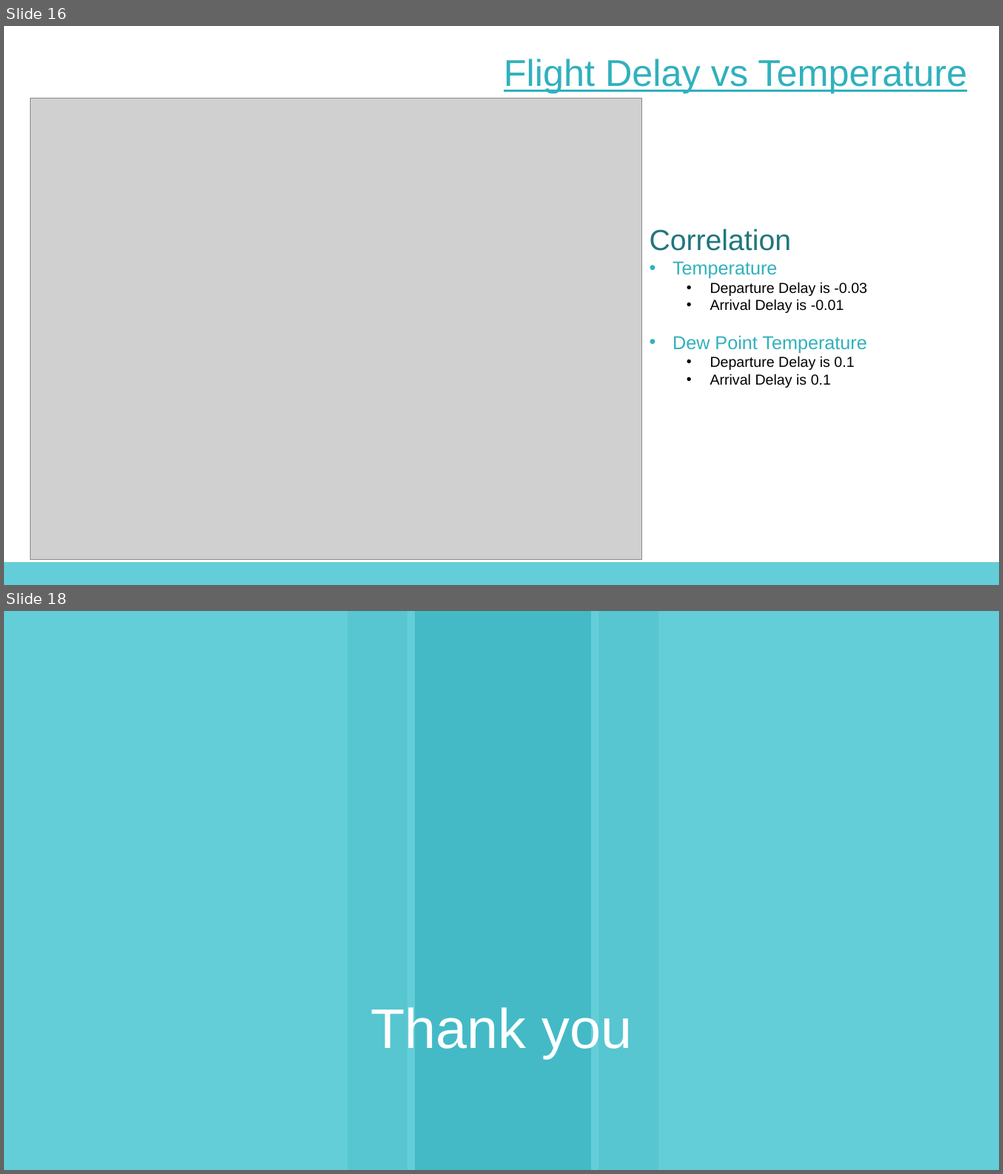
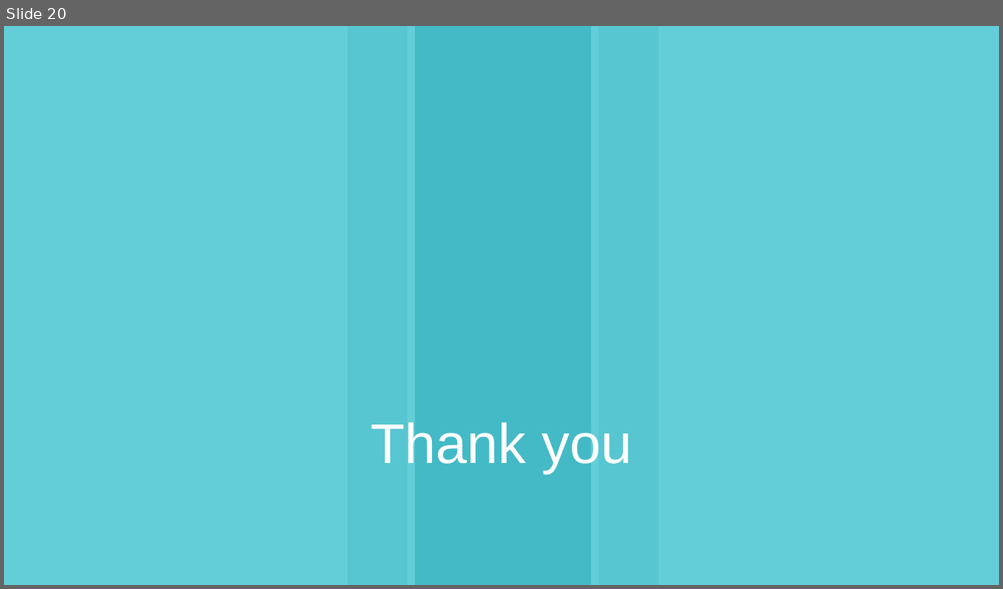
Before and after one commit to bgrullon/FlightDelayPrediction, a slide deck: src/presentation/Flight Delay Prediction.pptx. Shown one above the other, each under a label of ours: slides 16 and 18 before the commit, slide 20 after it; the slides between them are not shown. The pictures are 1003x1174 and 1003x589 pixels, drawn with LibreOffice and Linux fonts; fonts in the diff are those of the drawing; grey boxes stand for pictures; background and template pictures are left out. Boxes give left, top, right and bottom in pixels: in the first picture for what was removed or moved away, otherwise in the second. Text is boxed around its words. In the diff, an @@ line names an element or a change of style, - is before the commit and + after.

```diff
--- a/src/presentation/Flight Delay Prediction.pptx
+++ b/src/presentation/Flight Delay Prediction.pptx
@@ slide 16 removed at <box>4,26,999,585</box>, background #FFFFFF @@
@@ text removed at <box>504,59,967,93</box> @@
-Flight Delay vs Temperature
@@ picture removed at <box>30,98,641,560</box> @@
@@ text removed at <box>649,229,867,388</box> @@
-Correlation
-• Temperature
-  • Departure Delay is -0.03
-  • Arrival Delay is -0.01
-• Dew Point Temperature
-  • Departure Delay is 0.1
-  • Arrival Delay is 0.1
@@ rectangle removed at <box>4,562,999,585</box> @@
@@ what was slide 18 is now slide 20 @@
```
Also in this commit, not shown: 14 slides changed, 4 slides added, 1 other slide removed, 2 other files.
